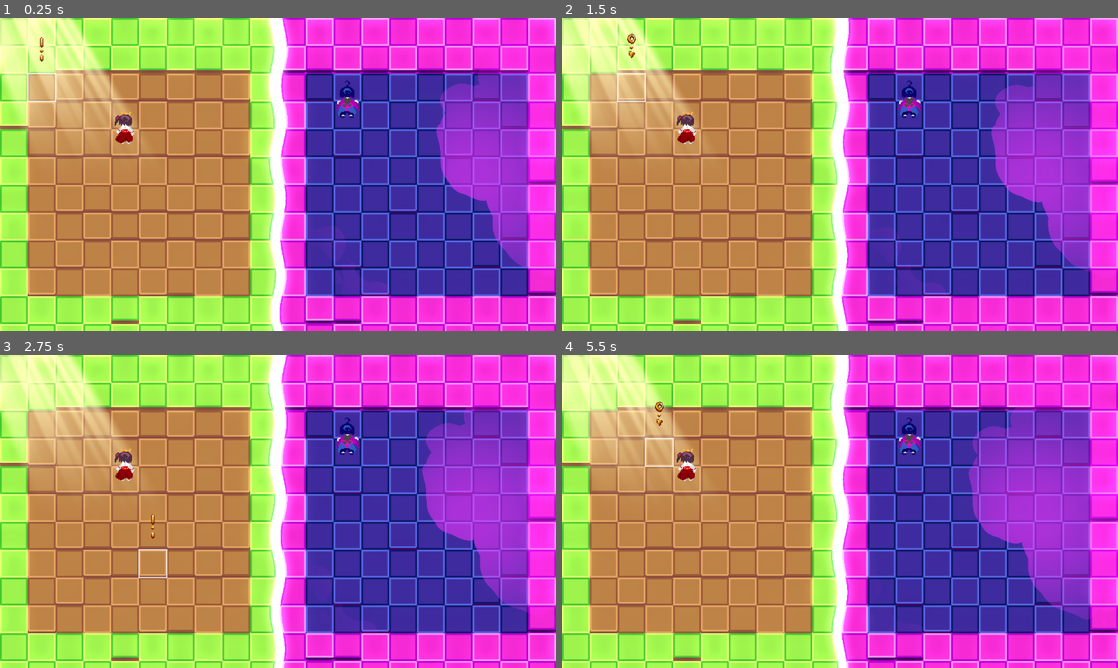
Above: before the commit, frames 1-4 (two rows, left to right).
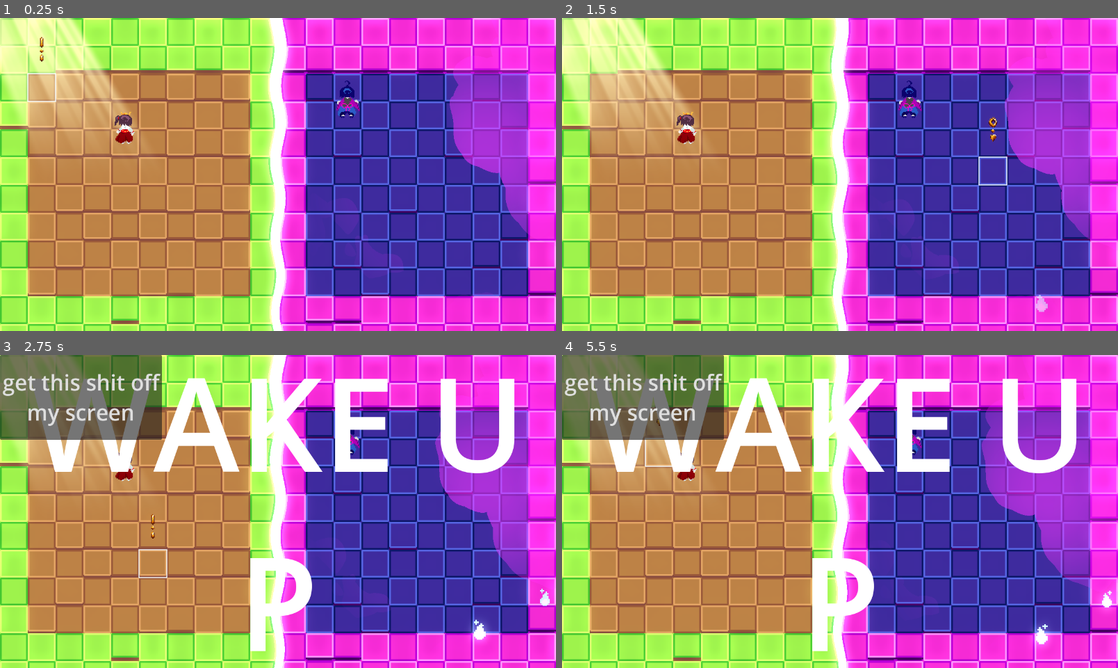
Above: after the commit, the same moments.

Repository: ACristoff/godotwild75
Game: Godot game, scene res://Game/game_manager.tscn
Two runs of this game, one before a commit and one after it. Both use one fixed random seed, a clock stepped at 60 frames per second and the inputs below.
Inputs (mouse positions are in pixels of both pictures, inside the frame that each line leads up to):
- Up to frame 1 (0.25 s): no input
- Up to frame 2 (1.5 s): tap Enter (ui_accept) at 0.5, 0.77 s; move the mouse to (962, 158) at 0.52 s; hold Right (ui_right) 0.53-1.25 s; tap E (E, bound only after the commit) at 0.6 s; click (645, 61) at 1.25 s, where only the run after the commit has a clickable "get this shit off my screen"
- Up to frame 3 (2.75 s): move the mouse to (166, 527) at 2.02 s; hold Down (ui_down) from 2.03 s (still down); click (166, 527) at 2.1 s; tap Enter (ui_accept) at 2.27 s; tap E (E, bound only after the commit) at 2.3 s
- Up to frame 4 (5.5 s): move the mouse to (895, 442) at 2.77 s; release Down (ui_down) at 2.78 s; hold Right (ui_right) 2.78-3.53 s; hold Right mouse button (right_click) 2.78-3.53 s; tap E (E, bound only after the commit) at 3.05, 3.6, 4.35, 5.3 s; move the mouse to (812, 574) at 3.52 s; hold Up (ui_up) 3.53-4.28 s; tap Enter (ui_accept) at 3.77, 4.52, 5.27 s; move the mouse to (1006, 558) at 4.27 s; hold Left (ui_left) from 4.28 s (still down); move the mouse to (673, 464) at 5.02 s; click (673, 464) at 5.1 s

The runs differ from the first frame. In frame 1, 3.7% of the frame differs, in the area x 61-97%, y 14-89%; in frame 2, 4.2%; in frame 3, 21%; in frame 4, 22%, in the area x 0-100%, y 0-95%.

Commit message:
DebuguPanelu

Diff:
--- a/Assets/Shaders/Onibi.tscn
+++ b/Assets/Shaders/Onibi.tscn
@@ -1,6 +1,7 @@
-[gd_scene load_steps=10 format=3 uid="uid://c0okvummo8dad"]
+[gd_scene load_steps=11 format=3 uid="uid://c0okvummo8dad"]
 
 [ext_resource type="Texture2D" uid="uid://cxv5b7d60qvm7" path="res://Assets/Effects/Particles/firelantern.png" id="1_85llr"]
+[ext_resource type="Script" path="res://Assets/Shaders/onibi.gd" id="2_fyjgo"]
 
 [sub_resource type="CanvasItemMaterial" id="CanvasItemMaterial_rn58b"]
 particles_animation = true
@@ -16,7 +17,7 @@
 curve = SubResource("Curve_1lka6")
 
 [sub_resource type="Gradient" id="Gradient_1es4o"]
-offsets = PackedFloat32Array(0.802292, 1)
+offsets = PackedFloat32Array(0.522124, 1)
 colors = PackedColorArray(1, 1, 1, 1, 1, 0, 0.95, 1)
 
 [sub_resource type="GradientTexture1D" id="GradientTexture1D_uhbvv"]
@@ -33,10 +34,10 @@
 [sub_resource type="ParticleProcessMaterial" id="ParticleProcessMaterial_qlb1e"]
 particle_flag_disable_z = true
 direction = Vector3(0, -1, 0)
-spread = 9.357
-initial_velocity_min = 5.0
-initial_velocity_max = 10.0
-gravity = Vector3(0, 0, 0)
+spread = 0.0
+initial_velocity_min = 10.0
+initial_velocity_max = 25.0
+gravity = Vector3(0, 10, 0)
 scale_min = 2.0
 scale_max = 4.0
 color_ramp = SubResource("GradientTexture1D_uhbvv")
@@ -49,7 +50,14 @@
 
 [node name="GPUParticles2D" type="GPUParticles2D"]
 material = SubResource("CanvasItemMaterial_rn58b")
-amount = 2
+amount = 1
 process_material = SubResource("ParticleProcessMaterial_qlb1e")
 texture = ExtResource("1_85llr")
 lifetime = 10.0
+script = ExtResource("2_fyjgo")
+
+[node name="Timer" type="Timer" parent="."]
+wait_time = 10.0
+autostart = true
+
+[connection signal="timeout" from="Timer" to="." method="_on_timer_timeout"]
--- /dev/null
+++ b/Assets/Shaders/onibi.gd
@@ -0,0 +1,15 @@
+extends GPUParticles2D
+
+
+# Called when the node enters the scene tree for the first time.
+func _ready() -> void:
+	pass # Replace with function body.
+
+
+# Called every frame. 'delta' is the elapsed time since the previous frame.
+func _process(delta: float) -> void:
+	pass
+
+
+func _on_timer_timeout() -> void:
+	queue_free()
--- /dev/null
+++ b/Assets/Shaders/onibi_spawner.gd
@@ -0,0 +1,25 @@
+extends Node2D
+
+@onready var fire =  preload("res://Assets/Shaders/Onibi.tscn")
+#signal die
+# Called when the node enters the scene tree for the first time.
+func _ready() -> void:
+	pass
+
+
+
+# Called every frame. 'delta' is the elapsed time since the previous frame.
+func _process(delta: float) -> void:
+	pass
+func spawn():
+	var rand_x = randi_range(0, 301)
+	var rand_y = randi_range(0, 318)
+	var ONIBI = fire.instantiate()
+	self.add_child(ONIBI)
+	ONIBI.position = Vector2(rand_x, rand_y)
+	prints(rand_x, rand_y, ONIBI.position)
+
+func _on_spawner_timeout() -> void:
+	spawn()
+	$Spawner.start()
+	$Spawner.wait_time = randi_range(2, 4)
--- /dev/null
+++ b/Assets/Shaders/onibi_spawner.tscn
@@ -0,0 +1,11 @@
+[gd_scene load_steps=2 format=3 uid="uid://cwgsd5xm65etm"]
+
+[ext_resource type="Script" path="res://Assets/Shaders/onibi_spawner.gd" id="1_3sj1q"]
+
+[node name="OnibiSpawner" type="Node2D"]
+script = ExtResource("1_3sj1q")
+
+[node name="Spawner" type="Timer" parent="."]
+autostart = true
+
+[connection signal="timeout" from="Spawner" to="." method="_on_spawner_timeout"]
--- /dev/null
+++ b/Assets/UserInterface/Gameplay/debug_panel.gd
@@ -0,0 +1,25 @@
+extends CanvasLayer
+
+var open = false
+# Called when the node enters the scene tree for the first time.
+func _ready() -> void:
+	$Label.text = str("WAKE UP")
+
+
+# Called every frame. 'delta' is the elapsed time since the previous frame.
+func _process(delta: float) -> void:
+		if Input.is_action_just_pressed("E"):
+			if open == false:
+				visible = true
+				open = true
+			else:
+				visible = false
+				open = false
+
+func _on_button_pressed() -> void:
+	if open == false:
+		visible = true
+		open = true
+	else:
+		visible = false
+		open = false
--- a/Game/Data/level_manager.tscn
+++ b/Game/Data/level_manager.tscn
@@ -1,6 +1,7 @@
-[gd_scene load_steps=3 format=3 uid="uid://pspu4kxlebsj"]
+[gd_scene load_steps=4 format=3 uid="uid://pspu4kxlebsj"]
 
 [ext_resource type="PackedScene" uid="uid://dskshrij31rv2" path="res://Game/Data/Levels/debug_level.tscn" id="1_p7yjj"]
+[ext_resource type="PackedScene" uid="uid://d0hk6jg3woon3" path="res://Game/UI/control.tscn" id="2_u1f3u"]
 
 [sub_resource type="Environment" id="Environment_0voul"]
 background_mode = 3
@@ -21,3 +22,5 @@
 
 [node name="WorldEnvironment" type="WorldEnvironment" parent="."]
 environment = SubResource("Environment_0voul")
+
+[node name="Debug Panel" parent="." instance=ExtResource("2_u1f3u")]
--- /dev/null
+++ b/Game/UI/control.tscn
@@ -0,0 +1,27 @@
+[gd_scene load_steps=2 format=3 uid="uid://d0hk6jg3woon3"]
+
+[ext_resource type="Script" path="res://Assets/UserInterface/Gameplay/debug_panel.gd" id="1_uf37c"]
+
+[node name="Debug Panel" type="CanvasLayer"]
+visible = false
+script = ExtResource("1_uf37c")
+
+[node name="Label" type="Label" parent="."]
+offset_top = -52.0
+offset_right = 1280.0
+offset_bottom = 769.0
+theme_override_font_sizes/font_size = 300
+text = "WAKE
+UP"
+horizontal_alignment = 1
+vertical_alignment = 1
+autowrap_mode = 1
+
+[node name="Button" type="Button" parent="."]
+offset_right = 373.0
+offset_bottom = 195.0
+theme_override_font_sizes/font_size = 50
+text = "get this shit off my screen"
+autowrap_mode = 1
+
+[connection signal="pressed" from="Button" to="." method="_on_button_pressed"]
--- a/Game/World/environment.tscn
+++ b/Game/World/environment.tscn
@@ -6,7 +6,8 @@
 [ext_resource type="Texture2D" uid="uid://cyrhfkn654cct" path="res://Assets/Environment/GridTileMap/Separator2.png" id="3_pkqa3"]
 [ext_resource type="Texture2D" uid="uid://ccfyifwmn653b" path="res://Assets/Environment/GridTileMap/Separator.png" id="5_vf1iu"]
 [ext_resource type="PackedScene" uid="uid://domnit2msh3jg" path="res://Assets/Shaders/god_ray.tscn" id="6_sanjg"]
-[ext_resource type="PackedScene" uid="uid://8wlgl1cect8y" path="res://Assets/Shaders/smog.tscn" id="7_qpput"]
+[ext_resource type="PackedScene" uid="uid://uxh57d4b5bja" path="res://Assets/Shaders/smog.tscn" id="7_qpput"]
+[ext_resource type="PackedScene" uid="uid://cwgsd5xm65etm" path="res://Assets/Shaders/onibi_spawner.tscn" id="8_ny6nx"]
 
 [sub_resource type="TileSetAtlasSource" id="TileSetAtlasSource_2dks7"]
 resource_name = "GridTiles"
@@ -286,3 +287,10 @@
 position = Vector2(15, 64.5)
 
 [node name="smog" parent="." instance=ExtResource("7_qpput")]
+offset_left = 15.0
+offset_top = -32.0
+offset_right = 15.0
+offset_bottom = -32.0
+
+[node name="OnibiSpawner" parent="." instance=ExtResource("8_ny6nx")]
+position = Vector2(337, 24)
--- a/project.godot
+++ b/project.godot
@@ -33,6 +33,11 @@
 "events": [Object(InputEventMouseButton,"resource_local_to_scene":false,"resource_name":"","device":-1,"window_id":0,"a …(253 unchanged characters)…
 ]
 }
+E={
+"deadzone": 0.5,
+"events": [Object(InputEventKey,"resource_local_to_scene":false,"resource_name":"","device":-1,"window_id":0,"alt_pressed":false,"shift_pressed":false,"ctrl_pressed":false,"meta_pressed":false,"pressed":false,"keycode":0,"physical_keycode":69,"key_label":0,"unicode":101,"location":0,"echo":false,"script":null)
+]
+}
 
 [rendering]
 
Not shown: 3 places in Game/World/environment.tscn that only renumber resources
